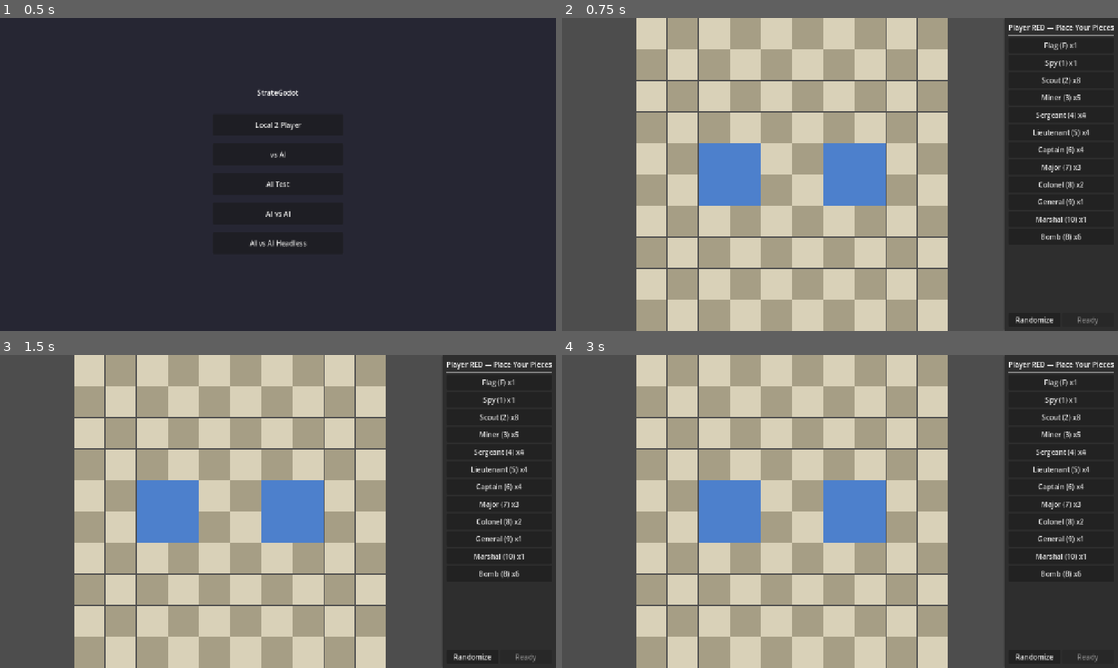
Above: before the commit, frames 1-4 (two rows, left to right).
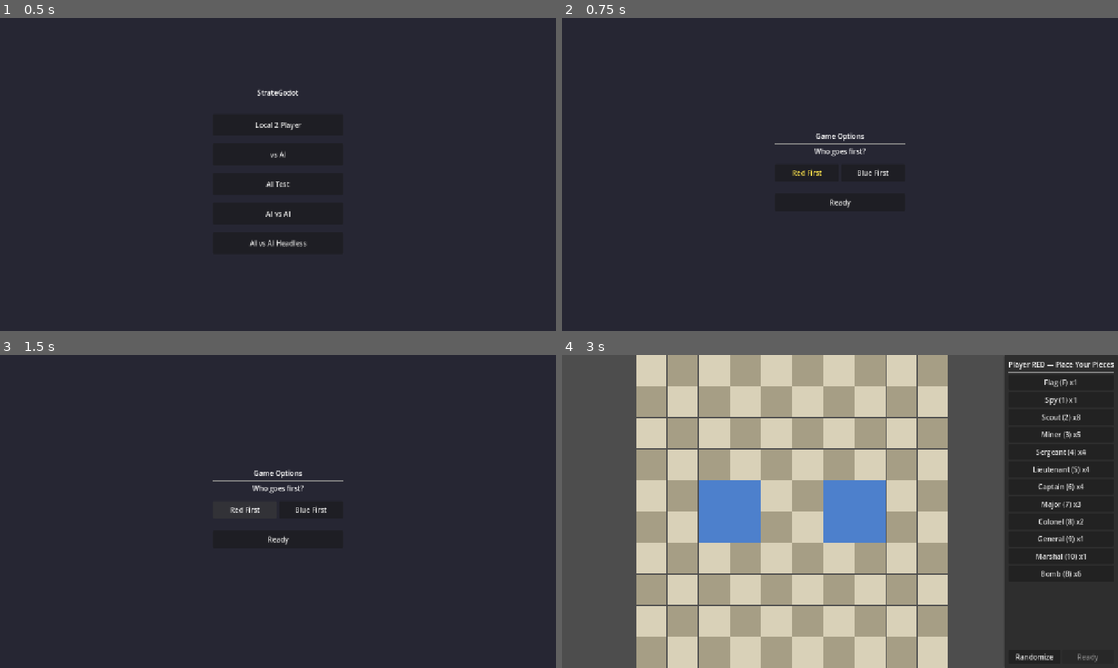
Above: after the commit, the same moments.

Repository: nathansitkoff/StrateGodot
Game: Godot game, scene res://scenes/Main.tscn
Two runs of this game, one before a commit and one after it. Both use one fixed random seed, a clock stepped at 60 frames per second and the inputs below.
Inputs (mouse positions are in pixels of both pictures, inside the frame that each line leads up to):
- Up to frame 1 (0.5 s): no input
- Up to frame 2 (0.75 s): click "Local 2 Player" at 0.5 s
- Up to frame 3 (1.5 s): click (244, 508) at 1.25 s, where only the run after the commit has a clickable "Red First"
- Up to frame 4 (3 s): click (873, 508) at 2 s, where only the run after the commit has a clickable "Blue First"; click (840, 539) at 2.75 s, where only the run after the commit has a clickable "Ready"

Frame 1 is identical in both runs. In frame 2, 81% of the frame differs, in the area x 0-100%, y 0-100%; in frame 3, 81%; in frame 4, nothing differs.

Commit message:
Add first-player selection and alternate in headless mode
- Options screen before each non-headless game to pick who goes first
- GameManager.start_game accepts starting_team parameter
- Headless mode alternates first player every game for fair testing

Co-Authored-By: Claude Opus 4.6 (1M context) <noreply@anthropic.com>

Diff:
--- /dev/null
+++ b/scenes/GameOptions.tscn
@@ -0,0 +1,69 @@
+[gd_scene format=3 uid="uid://gopt001"]
+
+[ext_resource type="Script" path="res://scripts/ui/game_options.gd" id="1"]
+
+[node name="GameOptions" type="ColorRect"]
+layout_mode = 3
+anchors_preset = 15
+anchor_right = 1.0
+anchor_bottom = 1.0
+grow_horizontal = 2
+grow_vertical = 2
+color = Color(0.15, 0.15, 0.2, 1)
+script = ExtResource("1")
+
+[node name="VBox" type="VBoxContainer" parent="."]
+layout_mode = 1
+anchors_preset = 8
+anchor_left = 0.5
+anchor_top = 0.5
+anchor_right = 0.5
+anchor_bottom = 0.5
+offset_left = -150
+offset_top = -100
+offset_right = 150
+offset_bottom = 100
+
+[node name="Title" type="Label" parent="VBox"]
+layout_mode = 2
+text = "Game Options"
+horizontal_alignment = 1
+
+[node name="Sep" type="HSeparator" parent="VBox"]
+layout_mode = 2
+
+[node name="FirstLabel" type="Label" parent="VBox"]
+layout_mode = 2
+text = "Who goes first?"
+horizontal_alignment = 1
+
+[node name="Spacer1" type="Control" parent="VBox"]
+layout_mode = 2
+custom_minimum_size = Vector2(0, 10)
+
+[node name="ButtonRow" type="HBoxContainer" parent="VBox"]
+layout_mode = 2
+
+[node name="RedFirstButton" type="Button" parent="VBox/ButtonRow"]
+unique_name_in_owner = true
+layout_mode = 2
+size_flags_horizontal = 3
+custom_minimum_size = Vector2(0, 40)
+text = "Red First"
+
+[node name="BlueFirstButton" type="Button" parent="VBox/ButtonRow"]
+unique_name_in_owner = true
+layout_mode = 2
+size_flags_horizontal = 3
+custom_minimum_size = Vector2(0, 40)
+text = "Blue First"
+
+[node name="Spacer2" type="Control" parent="VBox"]
+layout_mode = 2
+custom_minimum_size = Vector2(0, 20)
+
+[node name="OptionsReadyButton" type="Button" parent="VBox"]
+unique_name_in_owner = true
+layout_mode = 2
+custom_minimum_size = Vector2(0, 40)
+text = "Ready"
--- a/scenes/Main.tscn
+++ b/scenes/Main.tscn
@@ -9,6 +9,7 @@
 [ext_resource type="PackedScene" path="res://scenes/HUD.tscn" id="7"]
 [ext_resource type="PackedScene" path="res://scenes/LeftHUD.tscn" id="8"]
 [ext_resource type="PackedScene" path="res://scenes/HeadlessTest.tscn" id="9"]
+[ext_resource type="PackedScene" path="res://scenes/GameOptions.tscn" id="10"]
 
 [node name="Main" type="Control"]
 layout_mode = 3
@@ -65,6 +66,11 @@
 layout_mode = 1
 visible = false
 
+[node name="GameOptions" parent="." instance=ExtResource("10")]
+unique_name_in_owner = true
+layout_mode = 1
+visible = false
+
 [node name="HeadlessTest" parent="." instance=ExtResource("9")]
 unique_name_in_owner = true
 layout_mode = 1
--- a/scripts/autoloads/game_manager.gd
+++ b/scripts/autoloads/game_manager.gd
@@ -29,14 +29,16 @@
 var last_move_from: Vector2i = Vector2i(-1, -1)
 var last_move_to: Vector2i = Vector2i(-1, -1)
 var last_move_team: PieceData.Team = PieceData.Team.RED
+var first_team: PieceData.Team = PieceData.Team.RED
 var captured_pieces: Dictionary = {
 	PieceData.Team.RED: [] as Array[PieceData.Rank],
 	PieceData.Team.BLUE: [] as Array[PieceData.Rank],
 }
 
 
-func start_game(mode: GameMode) -> void:
+func start_game(mode: GameMode, starting_team: PieceData.Team = PieceData.Team.RED) -> void:
 	game_mode = mode
+	first_team = starting_team
 	board_state.reset()
 	captured_pieces[PieceData.Team.RED].clear()
 	captured_pieces[PieceData.Team.BLUE].clear()
@@ -54,7 +56,7 @@
 		if game_mode == GameMode.AI_TEST:
 			_register_unplaced_as_captured(PieceData.Team.RED)
 			_register_unplaced_as_captured(PieceData.Team.BLUE)
-		current_team = PieceData.Team.RED
+		current_team = first_team
 		_set_phase(GamePhase.PLAY)
 		turn_changed.emit(current_team)
 
@@ -171,7 +173,7 @@
 
 # Run a complete game headlessly. Returns the winning team.
 # Uses separate board state to avoid disturbing the main state.
-func run_headless_game(ai_red: AIPlayer, ai_blue: AIPlayer) -> PieceData.Team:
+func run_headless_game(ai_red: AIPlayer, ai_blue: AIPlayer, starting_team: PieceData.Team = PieceData.Team.RED) -> PieceData.Team:
 	var bs: BoardState = BoardState.new()
 	var caps: Dictionary = {
 		PieceData.Team.RED: [] as Array[PieceData.Rank],
@@ -201,7 +203,7 @@
 	ai_red.generate_setup(bs)
 	ai_blue.generate_setup(bs)
 
-	current_team = PieceData.Team.RED
+	current_team = starting_team
 	current_phase = GamePhase.PLAY
 
 	# Play up to 2000 turns to prevent infinite games
--- /dev/null
+++ b/scripts/ui/game_options.gd
@@ -0,0 +1,39 @@
+extends ColorRect
+
+signal options_confirmed(first_team: PieceData.Team)
+
+@onready var red_first_button: Button = %RedFirstButton
+@onready var blue_first_button: Button = %BlueFirstButton
+@onready var ready_button: Button = %OptionsReadyButton
+
+var _first_team: PieceData.Team = PieceData.Team.RED
+
+
+func _ready() -> void:
+	red_first_button.pressed.connect(func() -> void:
+		_first_team = PieceData.Team.RED
+		_update_selection()
+	)
+	blue_first_button.pressed.connect(func() -> void:
+		_first_team = PieceData.Team.BLUE
+		_update_selection()
+	)
+	ready_button.pressed.connect(func() -> void:
+		visible = false
+		options_confirmed.emit(_first_team)
+	)
+
+
+func show_options() -> void:
+	_first_team = PieceData.Team.RED
+	_update_selection()
+	visible = true
+
+
+func _update_selection() -> void:
+	if _first_team == PieceData.Team.RED:
+		red_first_button.add_theme_color_override("font_color", Color(1.0, 0.9, 0.3))
+		blue_first_button.remove_theme_color_override("font_color")
+	else:
+		blue_first_button.add_theme_color_override("font_color", Color(1.0, 0.9, 0.3))
+		red_first_button.remove_theme_color_override("font_color")
--- a/scripts/ui/headless_test.gd
+++ b/scripts/ui/headless_test.gd
@@ -59,7 +59,9 @@
 		var ai_blue: AIPlayer = AIPlayer.new()
 		ai_blue.team = PieceData.Team.BLUE
 
-		var winner: PieceData.Team = GameManager.run_headless_game(ai_red, ai_blue)
+		# Alternate who goes first each game
+		var starting: PieceData.Team = PieceData.Team.RED if _games_played % 2 == 0 else PieceData.Team.BLUE
+		var winner: PieceData.Team = GameManager.run_headless_game(ai_red, ai_blue, starting)
 		if winner == PieceData.Team.RED:
 			_red_wins += 1
 		else:
--- a/scripts/ui/main_scene.gd
+++ b/scripts/ui/main_scene.gd
@@ -8,12 +8,13 @@
 @onready var turn_bar: PanelContainer = %TurnBar
 @onready var turn_label: Label = %TurnLabel
 @onready var game_over: ColorRect = %GameOver
+@onready var game_options: ColorRect = %GameOptions
 @onready var headless_test: ColorRect = %HeadlessTest
 @onready var main_menu: ColorRect = %MainMenu
 
 var play_controller: Node
-# AI players keyed by team — null entries mean human-controlled
 var ai_players: Dictionary = {}
+var _pending_mode: GameManager.GameMode = GameManager.GameMode.LOCAL_2P
 
 const AI_MOVE_DELAY: float = 0.5
 
@@ -29,6 +30,7 @@
 	game_over.play_again_pressed.connect(_on_play_again)
 	main_menu.mode_selected.connect(_on_mode_selected)
 	main_menu.headless_selected.connect(_on_headless_selected)
+	game_options.options_confirmed.connect(_on_options_confirmed)
 	headless_test.back_pressed.connect(_on_headless_back)
 
 	play_controller = Node.new()
@@ -38,6 +40,12 @@
 
 
 func _on_mode_selected(mode: GameManager.GameMode) -> void:
+	_pending_mode = mode
+	_setup_ai_players(mode)
+	game_options.show_options()
+
+
+func _setup_ai_players(mode: GameManager.GameMode) -> void:
 	ai_players.clear()
 	match mode:
 		GameManager.GameMode.VS_AI:
@@ -57,7 +65,10 @@
 			ai_players[PieceData.Team.BLUE] = ai_blue
 	for team: int in ai_players:
 		ai_players[team].reset()
-	GameManager.start_game(mode)
+
+
+func _on_options_confirmed(first_team: PieceData.Team) -> void:
+	GameManager.start_game(_pending_mode, first_team)
 
 
 func _on_phase_changed(phase: GameManager.GamePhase) -> void:
Not shown: 1 places in scenes/Main.tscn that only renumber resources
Not shown, added: scripts/ui/game_options.gd.uid
